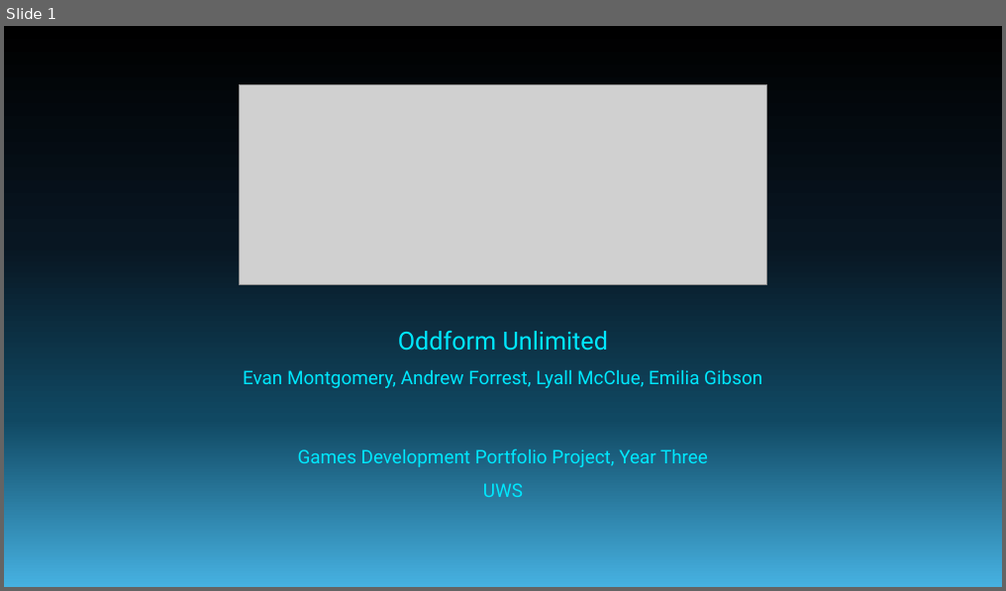
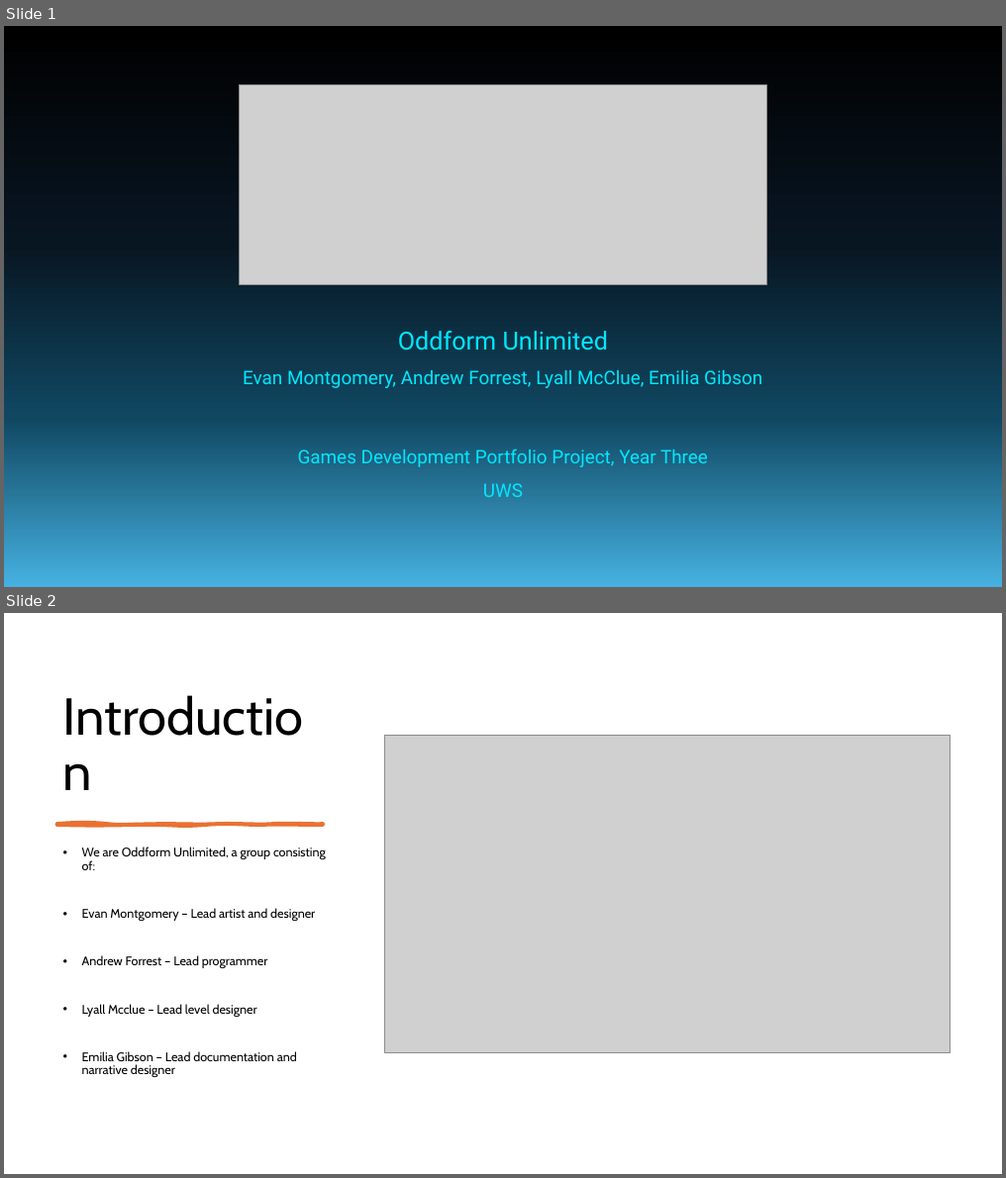
Before and after one commit to forrest10101/Portfolio-Platformer, a slide deck: TechnoSprint Pitch Presentation.pptx. Shown one above the other, each under a label of ours: slide 1 before the commit, slides 1 and 2 after it. The pictures are 1006x591 and 1006x1178 pixels, drawn with LibreOffice and Linux fonts; fonts in the diff are those of the drawing; grey boxes stand for pictures. Boxes give left, top, right and bottom in pixels: in the first picture for what was removed or moved away, otherwise in the second. Text is boxed around its words. In the diff, an @@ line names an element or a change of style, - is before the commit and + after.

Commit message:
Updated GDD and Powerpoint Commit
PowerPoint has all of it's basic bullet points added with some segments having images set up (which can be changed/others added as seen as appropriate)

Additionally I added a new segment to the GDD focused on immersive qualities of the game like dialogue, voice acting, SFX and music that will be featured within the game, and am looking for any other possible contributions to the GDD for myself.

```diff
--- a/TechnoSprint Pitch Presentation.pptx
+++ b/TechnoSprint Pitch Presentation.pptx
@@ slide 2 added at [4, 613, 1002, 1174], background #FFFFFF @@
@@ title added at [55, 665, 337, 806], 50 pt, text #000000 @@
+Introduction
@@ picture added at [385, 735, 950, 1054] @@
@@ freeform shape added at [56, 823, 323, 825], fill #E97132, outline #E97132 3 pt @@
@@ text added at [82, 847, 326, 1077], 12 pt, text #000000 @@
+• We are Oddform Unlimited, a group consisting of:
+• Evan Montgomery – Lead artist and designer
+• Andrew Forrest – Lead programmer
+• Lyall Mcclue – Lead level designer
+• Emilia Gibson – Lead documentation and narrative designer
```
Also in this commit, not shown: 6 slides changed, 7 other slides added, 7 slides removed, 1 other file.
